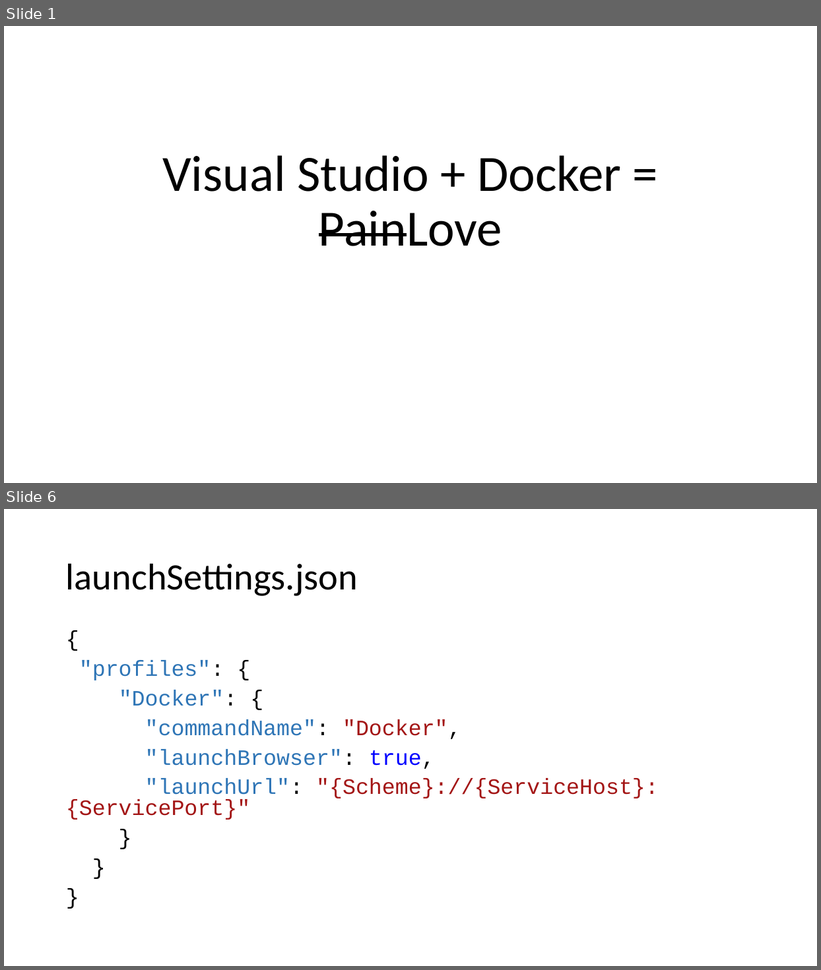
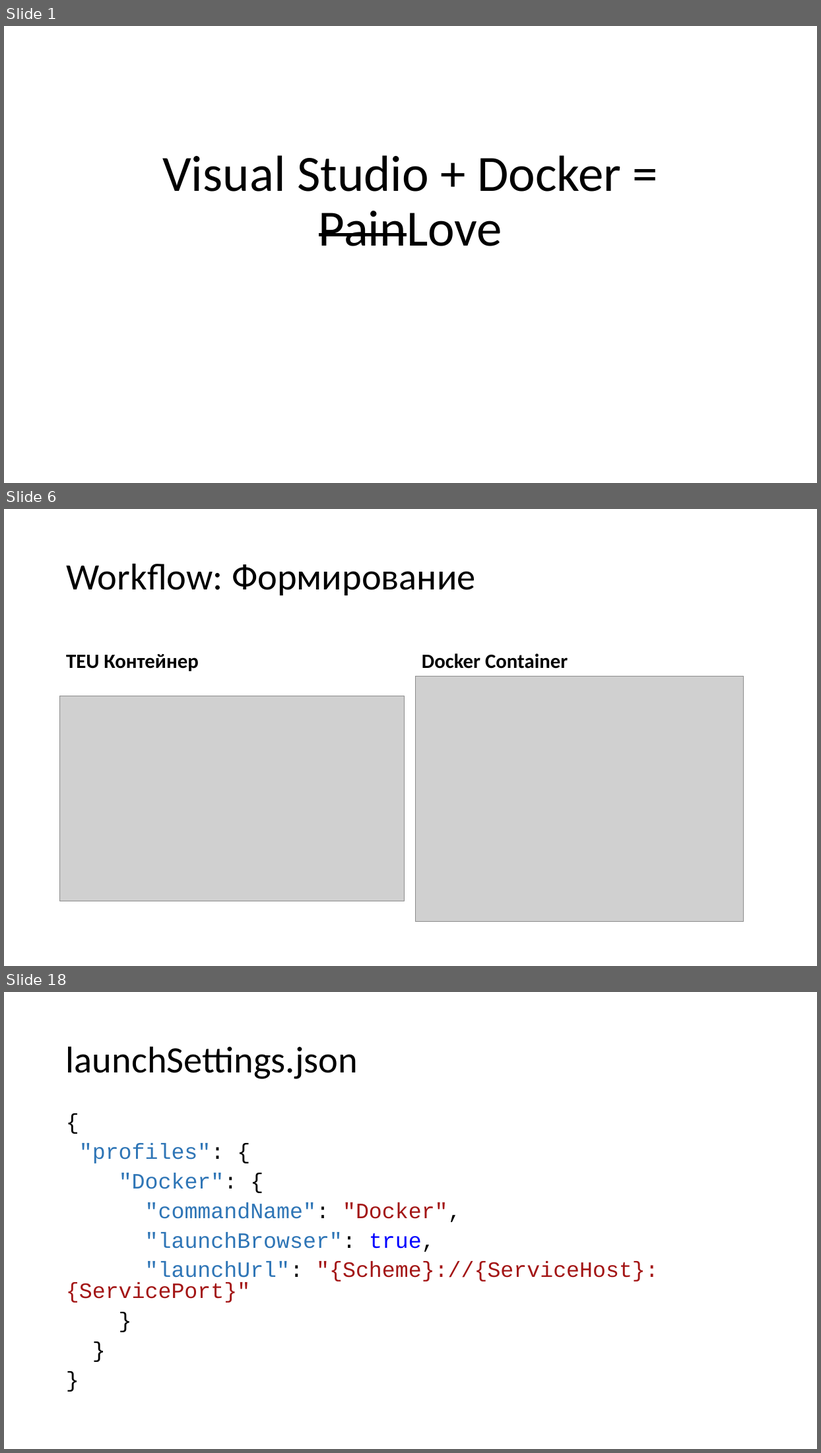
Before and after one commit to kugushev/presentations, a slide deck: 2019_VisualStudio-And-Docker/Presentation.pptx. Shown one above the other, each under a label of ours: slides 1 and 6 before the commit, slides 1, 6 and 18 after it; the slides between them are not shown. The pictures are 821x970 and 821x1453 pixels, drawn with LibreOffice and Linux fonts; fonts in the diff are those of the drawing; grey boxes stand for pictures. Boxes give left, top, right and bottom in pixels: in the first picture for what was removed or moved away, otherwise in the second. Text is boxed around its words. In the diff, an @@ line names an element or a change of style, - is before the commit and + after.

```diff
--- a/2019_VisualStudio-And-Docker/Presentation.pptx
+++ b/2019_VisualStudio-And-Docker/Presentation.pptx
@@ slide 6 added at (x1=4, y1=509, x2=817, y2=966), background #FFFFFF @@
@@ title added at (x1=66, y1=563, x2=476, y2=595), 44 pt, text #000000 @@
+Workflow: Формирование
@@ text added at (x1=66, y1=654, x2=198, y2=671), 24 pt, text #000000, bold @@
+TEU Контейнер
@@ text added at (x1=422, y1=654, x2=568, y2=669), 24 pt, text #000000, bold @@
+Docker Container
@@ picture added at (x1=416, y1=676, x2=743, y2=922) @@
@@ picture added at (x1=60, y1=696, x2=404, y2=901) @@
@@ what was slide 6 is now slide 18 @@
```
Also in this commit, not shown: 13 slides changed, 11 other slides added, 1 other file.
